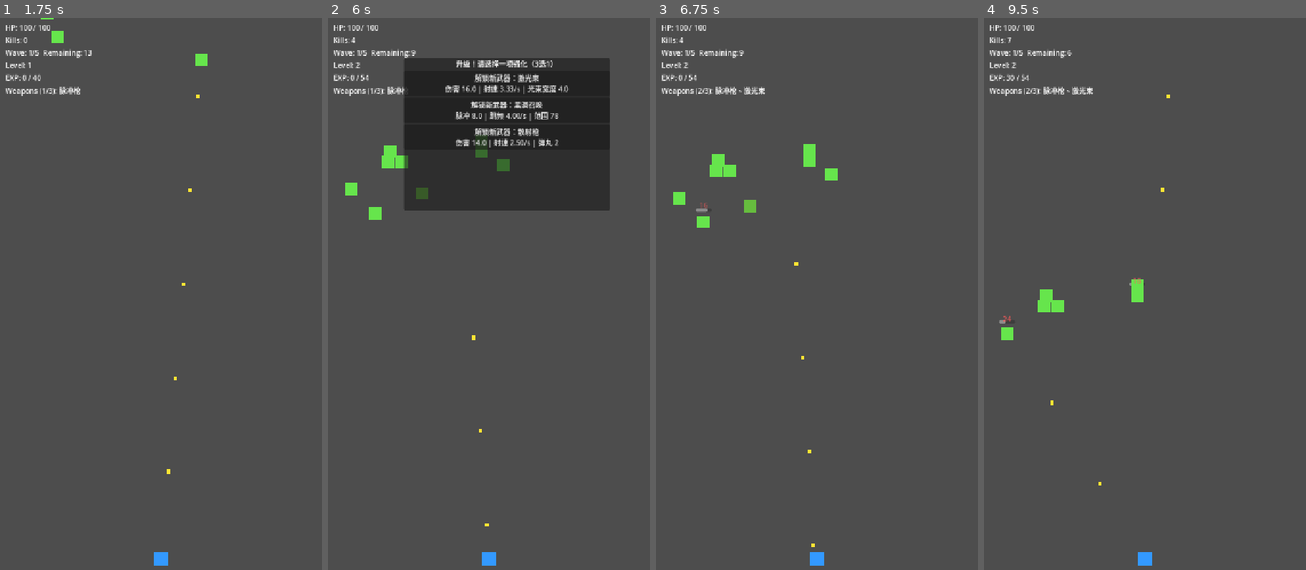
Above: before the commit, frames 1-4 (left to right).
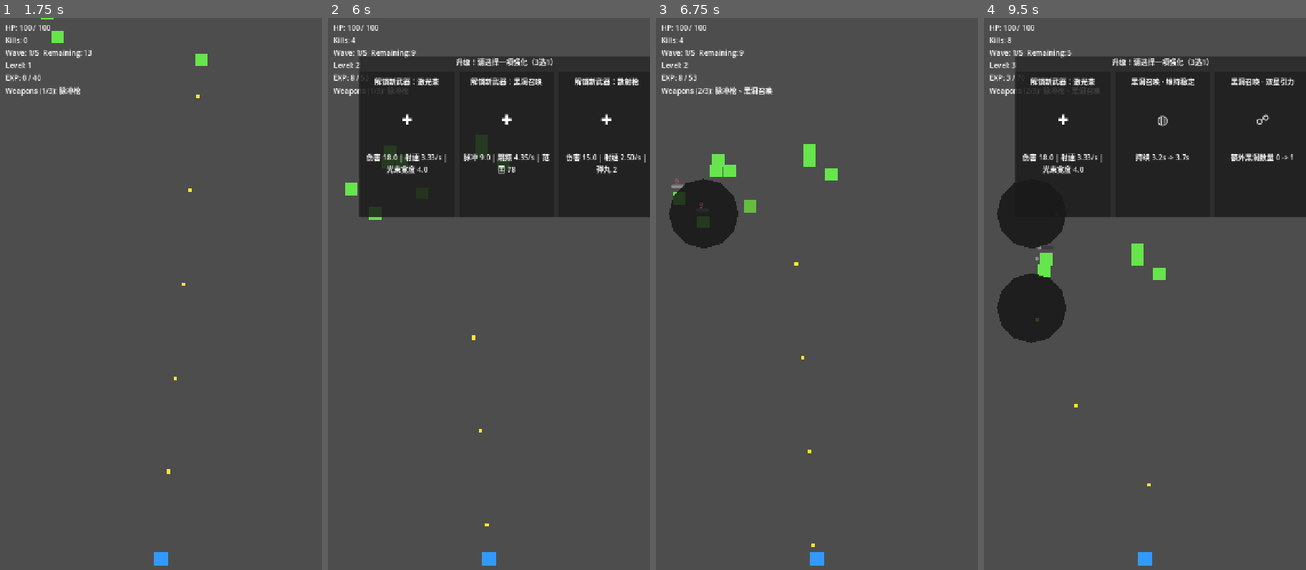
Above: after the commit, the same moments.

Repository: Jlu-waterbrother/fight_zombie
Game: Godot game, scene res://scenes/bootstrap.tscn
The game is run twice, just before and just after one commit, with the same random seed, the same clock (stepped at 60 frames per second) and the same inputs.
Inputs (mouse positions are in pixels of both pictures, inside the frame that each line leads up to):
- Up to frame 1 (1.75 s): click "开始游戏" at 0.5 s
- Up to frame 2 (6 s): no input
- Up to frame 3 (6.75 s): click (836, 84) at 6.5 s, where only the run before the commit has a clickable "解锁新武器：激光束 伤害 16.0 | 射速 3.33/s…"
- Up to frame 4 (9.5 s): no input

Frame 1 is identical in both runs. In frame 2, 11% of the frame differs, in the area x 6-100%, y 6-37%; in frame 3, 2.2%; in frame 4, 30%, in the area x 4-100%, y 3-85%.

Commit message:
fight_zombie_v0.1

Diff:
--- /dev/null
+++ b/game/enemies/scenes/zombie_berserker.tscn
@@ -0,0 +1,14 @@
+[gd_scene load_steps=3 format=3]
+
+[ext_resource type="PackedScene" path="res://game/enemies/scenes/enemy_base.tscn" id="1"]
+[ext_resource type="Script" path="res://game/enemies/scripts/enemy_berserker.gd" id="2"]
+
+[node name="ZombieBerserker" instance=ExtResource("1")]
+script = ExtResource("2")
+modulate = Color(1, 0.84, 0.7, 1)
+move_speed = 118.0
+attack_interval = 0.95
+attack_damage = 11.0
+frenzy_health_ratio = 0.45
+frenzy_speed_multiplier = 1.65
+frenzy_attack_interval_multiplier = 0.74
--- /dev/null
+++ b/game/enemies/scenes/zombie_tank.tscn
@@ -0,0 +1,10 @@
+[gd_scene load_steps=2 format=3]
+
+[ext_resource type="PackedScene" path="res://game/enemies/scenes/enemy_base.tscn" id="1"]
+
+[node name="ZombieTank" instance=ExtResource("1")]
+modulate = Color(0.72, 0.88, 1, 1)
+scale = Vector2(1.25, 1.25)
+move_speed = 72.0
+attack_interval = 1.15
+attack_damage = 14.0
--- /dev/null
+++ b/game/enemies/scenes/zombie_weaver.tscn
@@ -0,0 +1,14 @@
+[gd_scene load_steps=3 format=3]
+
+[ext_resource type="PackedScene" path="res://game/enemies/scenes/enemy_base.tscn" id="1"]
+[ext_resource type="Script" path="res://game/enemies/scripts/enemy_weaver.gd" id="2"]
+
+[node name="ZombieWeaver" instance=ExtResource("1")]
+script = ExtResource("2")
+modulate = Color(0.62, 1, 0.78, 1)
+move_speed = 105.0
+attack_interval = 0.82
+attack_damage = 10.0
+weave_amplitude = 88.0
+weave_frequency = 2.6
+horizontal_adjust_speed = 4.4
--- /dev/null
+++ b/game/enemies/scripts/enemy_berserker.gd
@@ -0,0 +1,51 @@
+extends EnemyBase
+class_name EnemyBerserker
+
+@export var frenzy_health_ratio := 0.45
+@export var frenzy_speed_multiplier := 1.7
+@export var frenzy_attack_interval_multiplier := 0.7
+
+var _base_move_speed := 0.0
+var _base_attack_interval := 0.0
+var _base_modulate := Color.WHITE
+var _is_frenzy := false
+
+func _ready() -> void:
+	_base_move_speed = move_speed
+	_base_attack_interval = attack_interval
+	_base_modulate = modulate
+	super._ready()
+
+func configure_for_run(next_attack_line_y: float, next_attack_damage: float, next_max_health: float) -> void:
+	super.configure_for_run(next_attack_line_y, next_attack_damage, next_max_health)
+	_reset_frenzy_state()
+
+func _process(_delta: float) -> void:
+	if health_component == null:
+		return
+	if _is_dead:
+		return
+
+	var health_ratio := 1.0
+	if health_component.max_health > 0.0:
+		health_ratio = health_component.current_health / health_component.max_health
+	var should_frenzy := health_ratio <= frenzy_health_ratio
+	if should_frenzy == _is_frenzy:
+		return
+
+	_is_frenzy = should_frenzy
+	if _is_frenzy:
+		move_speed = _base_move_speed * frenzy_speed_multiplier
+		attack_interval = maxf(0.12, _base_attack_interval * frenzy_attack_interval_multiplier)
+		modulate = Color(1.0, 0.55, 0.55, 1.0)
+		return
+
+	move_speed = _base_move_speed
+	attack_interval = _base_attack_interval
+	modulate = _base_modulate
+
+func _reset_frenzy_state() -> void:
+	_is_frenzy = false
+	move_speed = _base_move_speed
+	attack_interval = _base_attack_interval
+	modulate = _base_modulate
--- /dev/null
+++ b/game/enemies/scripts/enemy_weaver.gd
@@ -0,0 +1,44 @@
+extends EnemyBase
+class_name EnemyWeaver
+
+@export var weave_amplitude := 90.0
+@export var weave_frequency := 2.2
+@export var horizontal_adjust_speed := 4.0
+
+var _spawn_x := 0.0
+var _weave_elapsed := 0.0
+
+func _ready() -> void:
+	_spawn_x = global_position.x
+	super._ready()
+
+func configure_for_run(next_attack_line_y: float, next_attack_damage: float, next_max_health: float) -> void:
+	super.configure_for_run(next_attack_line_y, next_attack_damage, next_max_health)
+	_spawn_x = global_position.x
+	_weave_elapsed = 0.0
+
+func _physics_process(delta: float) -> void:
+	if _is_dead:
+		velocity = Vector2.ZERO
+		return
+
+	if GameState.is_paused:
+		velocity = Vector2.ZERO
+		return
+
+	if _is_attacking:
+		velocity = Vector2.ZERO
+		move_and_slide()
+		_tick_attack(delta)
+		return
+
+	_weave_elapsed += delta
+	var target_x := _spawn_x + sin(_weave_elapsed * weave_frequency) * weave_amplitude
+	var horizontal_velocity := (target_x - global_position.x) * horizontal_adjust_speed
+	velocity = Vector2(horizontal_velocity, move_speed)
+	move_and_slide()
+
+	if global_position.y >= attack_line_y:
+		_is_attacking = true
+		velocity = Vector2.ZERO
+		_attack_cooldown = 0.0
--- a/game/waves/data/wave_table_default.tres
+++ b/game/waves/data/wave_table_default.tres
@@ -1,10 +1,13 @@
-[gd_resource type="Resource" script_class="WaveTable" load_steps=20 format=3]
+[gd_resource type="Resource" script_class="WaveTable" load_steps=23 format=3]
 
 [ext_resource type="Script" path="res://game/waves/scripts/wave_table.gd" id="1"]
 [ext_resource type="Script" path="res://game/waves/scripts/wave_definition.gd" id="2"]
 [ext_resource type="Script" path="res://game/waves/scripts/wave_spawn_batch.gd" id="3"]
 [ext_resource type="PackedScene" path="res://game/enemies/scenes/zombie_basic.tscn" id="4"]
 [ext_resource type="PackedScene" path="res://game/enemies/scenes/zombie_runner.tscn" id="5"]
+[ext_resource type="PackedScene" path="res://game/enemies/scenes/zombie_weaver.tscn" id="6"]
+[ext_resource type="PackedScene" path="res://game/enemies/scenes/zombie_tank.tscn" id="7"]
+[ext_resource type="PackedScene" path="res://game/enemies/scenes/zombie_berserker.tscn" id="8"]
 
 [sub_resource type="Resource" id="WaveSpawnBatch_w1a"]
 script = ExtResource("3")
@@ -45,104 +48,104 @@
 enemy_scene = ExtResource("4")
 count = 6
 start_delay = 1.6
-spawn_interval = 0.18
+spawn_interval = 0.2
 burst_size = 2
-hp_multiplier = 1.2
+hp_multiplier = 1.15
 
 [sub_resource type="Resource" id="WaveSpawnBatch_w2c"]
 script = ExtResource("3")
-enemy_scene = ExtResource("5")
-count = 5
+enemy_scene = ExtResource("6")
+count = 4
 start_delay = 0.9
 spawn_interval = 0.4
 burst_size = 1
 hp_multiplier = 1.0
-attack_multiplier = 1.25
+attack_multiplier = 1.1
 
 [sub_resource type="Resource" id="WaveSpawnBatch_w3a"]
+script = ExtResource("3")
+enemy_scene = ExtResource("4")
+count = 10
+start_delay = 0.0
+spawn_interval = 0.24
+burst_size = 2
+hp_multiplier = 1.25
+
+[sub_resource type="Resource" id="WaveSpawnBatch_w3b"]
+script = ExtResource("3")
+enemy_scene = ExtResource("4")
+count = 8
+start_delay = 1.2
+spawn_interval = 0.17
+burst_size = 2
+hp_multiplier = 1.32
+
+[sub_resource type="Resource" id="WaveSpawnBatch_w3c"]
+script = ExtResource("3")
+enemy_scene = ExtResource("5")
+count = 6
+start_delay = 0.75
+spawn_interval = 0.3
+burst_size = 2
+hp_multiplier = 1.1
+attack_multiplier = 1.2
+
+[sub_resource type="Resource" id="WaveSpawnBatch_w4a"]
 script = ExtResource("3")
 enemy_scene = ExtResource("4")
 count = 12
 start_delay = 0.0
 spawn_interval = 0.22
 burst_size = 2
-hp_multiplier = 1.3
-
-[sub_resource type="Resource" id="WaveSpawnBatch_w3b"]
-script = ExtResource("3")
-enemy_scene = ExtResource("4")
-count = 10
-start_delay = 1.2
-spawn_interval = 0.14
-burst_size = 3
-hp_multiplier = 1.45
-
-[sub_resource type="Resource" id="WaveSpawnBatch_w3c"]
-script = ExtResource("3")
-enemy_scene = ExtResource("5")
-count = 8
-start_delay = 0.75
-spawn_interval = 0.26
-burst_size = 2
-hp_multiplier = 1.2
-attack_multiplier = 1.35
-
-[sub_resource type="Resource" id="WaveSpawnBatch_w4a"]
-script = ExtResource("3")
-enemy_scene = ExtResource("4")
-count = 14
-start_delay = 0.0
-spawn_interval = 0.2
-burst_size = 2
-hp_multiplier = 1.55
+hp_multiplier = 1.4
 
 [sub_resource type="Resource" id="WaveSpawnBatch_w4b"]
 script = ExtResource("3")
-enemy_scene = ExtResource("5")
-count = 10
+enemy_scene = ExtResource("7")
+count = 6
 start_delay = 0.6
-spawn_interval = 0.17
-burst_size = 3
-hp_multiplier = 1.3
-attack_multiplier = 1.45
+spawn_interval = 0.28
+burst_size = 1
+hp_multiplier = 1.55
+attack_multiplier = 1.35
 
 [sub_resource type="Resource" id="WaveSpawnBatch_w4c"]
 script = ExtResource("3")
 enemy_scene = ExtResource("4")
-count = 8
+count = 7
 start_delay = 2.0
-spawn_interval = 0.1
-burst_size = 4
-hp_multiplier = 1.7
+spawn_interval = 0.12
+burst_size = 3
+hp_multiplier = 1.5
 
 [sub_resource type="Resource" id="WaveSpawnBatch_w5a"]
 script = ExtResource("3")
 enemy_scene = ExtResource("4")
-count = 16
+count = 13
 start_delay = 0.0
-spawn_interval = 0.16
-burst_size = 3
-hp_multiplier = 1.8
+spawn_interval = 0.18
+burst_size = 2
+hp_multiplier = 1.55
 
 [sub_resource type="Resource" id="WaveSpawnBatch_w5b"]
 script = ExtResource("3")
-enemy_scene = ExtResource("5")
-count = 14
+enemy_scene = ExtResource("8")
+count = 10
 start_delay = 0.35
-spawn_interval = 0.13
-burst_size = 4
-hp_multiplier = 1.45
-attack_multiplier = 1.6
+spawn_interval = 0.17
+burst_size = 2
+hp_multiplier = 1.3
+attack_multiplier = 1.4
 
 [sub_resource type="Resource" id="WaveSpawnBatch_w5c"]
 script = ExtResource("3")
 enemy_scene = ExtResource("4")
-count = 12
+count = 9
 start_delay = 1.8
-spawn_interval = 0.08
-burst_size = 5
-hp_multiplier = 2.0
-attack_multiplier = 1.2
+spawn_interval = 0.11
+burst_size = 3
+hp_multiplier = 1.65
+attack_multiplier = 1.1
 
 [sub_resource type="Resource" id="WaveDefinition_1"]
 script = ExtResource("2")
--- a/game/weapons/data/arc_weapon.tres
+++ b/game/weapons/data/arc_weapon.tres
@@ -7,9 +7,9 @@
 weapon_id = "arc"
 weapon_name = "弧光枪"
 weapon_kind = &"projectile"
-fire_interval = 0.55
+fire_interval = 0.5
 fire_interval_min = 0.2
 projectile_count = 3
 spread_degrees = 8.0
 hit_radius = 12.0
-damage = 10.0
+damage = 11.0
--- a/game/weapons/data/laser_weapon.tres
+++ b/game/weapons/data/laser_weapon.tres
@@ -12,6 +12,6 @@
 projectile_count = 1
 spread_degrees = 0.0
 hit_radius = 18.0
-damage = 16.0
+damage = 18.0
 laser_width = 4.0
 laser_duration = 0.08
--- a/game/weapons/data/pulse_weapon.tres
+++ b/game/weapons/data/pulse_weapon.tres
@@ -12,4 +12,4 @@
 projectile_count = 1
 spread_degrees = 0.0
 hit_radius = 18.0
-damage = 24.0
+damage = 25.0
--- a/game/weapons/data/scatter_weapon.tres
+++ b/game/weapons/data/scatter_weapon.tres
@@ -12,4 +12,4 @@
 projectile_count = 2
 spread_degrees = 12.0
 hit_radius = 14.0
-damage = 14.0
+damage = 15.0
--- a/game/weapons/data/summon_blackhole_weapon.tres
+++ b/game/weapons/data/summon_blackhole_weapon.tres
@@ -12,7 +12,7 @@
 projectile_count = 1
 spread_degrees = 0.0
 hit_radius = 16.0
-damage = 8.0
+damage = 9.0
 summon_duration = 3.2
-summon_tick_interval = 0.25
+summon_tick_interval = 0.23
 summon_radius = 78.0
--- a/scenes/run_game.gd
+++ b/scenes/run_game.gd
@@ -37,13 +37,13 @@
 const UPGRADE_SUMMON_IMPLOSION: StringName = &"summon_implosion"
 
 @export var enemy_spawn_interval := 1.2
-@export var enemy_contact_damage := 25.0
+@export var enemy_contact_damage := 20.0
 @export var enemy_contact_radius := 28.0
 @export var total_waves := 3
 @export var enemies_per_wave_base := 8
 @export var enemies_per_wave_growth := 4
 @export var enemy_base_max_health := 60.0
-@export var enemy_health_growth_per_wave := 0.15
+@export var enemy_health_growth_per_wave := 0.12
 @export var inter_wave_delay := 1.8
 @export var wave_table: WaveTable = DEFAULT_WAVE_TABLE
 @export var max_equipped_weapons := 3
@@ -51,9 +51,9 @@
 @export var projectile_despawn_margin := 40.0
 @export var base_settlement_gold := 20
 @export var kill_gold_bonus := 1
-@export var exp_per_kill := 10
+@export var exp_per_kill := 12
 @export var exp_to_level_base := 40
-@export var exp_to_level_growth := 1.35
+@export var exp_to_level_growth := 1.32
 
 @onready var player: CharacterBody2D = $Player
 @onready var enemy_container: Node2D = $EnemyContainer
@@ -73,7 +73,7 @@
 @onready var victory_restart_button: Button = $UILayer/VictoryPanel/VBoxContainer/VictoryRestartButton
 @onready var victory_back_to_menu_button: Button = $UILayer/VictoryPanel/VBoxContainer/VictoryBackToMenuButton
 @onready var upgrade_panel: PanelContainer = $UILayer/UpgradePanel
-@onready var upgrade_button_container: VBoxContainer = $UILayer/UpgradePanel/VBoxContainer
+@onready var upgrade_button_container: HBoxContainer = $UILayer/UpgradePanel/VBoxContainer/OptionRow
 
 var _spawn_cooldown := 0.0
 var _inter_wave_cooldown := 0.0
@@ -87,6 +87,7 @@
 var _is_upgrade_open := false
 var _upgrade_options: Array[Dictionary] = []
 var _upgrade_buttons: Array[Button] = []
+var _upgrade_card_views: Array[Dictionary] = []
 var _weapon_pool: Dictionary = {}
 var _weapon_order: Array[String] = []
 var _equipped_weapon_ids: Array[String] = []
@@ -160,23 +161,63 @@
 
 func _setup_upgrade_buttons() -> void:
 	_upgrade_buttons.clear()
+	_upgrade_card_views.clear()
 	for child in upgrade_button_container.get_children():
-		var button := child as Button
-		if button == null:
-			continue
-		_upgrade_buttons.append(button)
-
-	while _upgrade_buttons.size() < UPGRADE_OPTION_COUNT:
-		var extra_button := Button.new()
-		extra_button.custom_minimum_size = Vector2(0.0, 42.0)
-		extra_button.size_flags_horizontal = Control.SIZE_EXPAND_FILL
-		upgrade_button_container.add_child(extra_button)
-		_upgrade_buttons.append(extra_button)
-
-	for index in _upgrade_buttons.size():
-		var option_button := _upgrade_buttons[index]
-		option_button.custom_minimum_size = Vector2(0.0, 42.0)
+		child.queue_free()
+
+	for index in UPGRADE_OPTION_COUNT:
+		var option_button := Button.new()
+		option_button.flat = false
+		option_button.text = ""
+		option_button.focus_mode = Control.FOCUS_NONE
+		option_button.custom_minimum_size = Vector2(190.0, 228.0)
+		option_button.size_flags_horizontal = Control.SIZE_EXPAND_FILL
+		option_button.size_flags_vertical = Control.SIZE_EXPAND_FILL
 		option_button.pressed.connect(_on_pick_upgrade.bind(index))
+		upgrade_button_container.add_child(option_button)
+		_upgrade_buttons.append(option_button)
+
+		var margin := MarginContainer.new()
+		margin.set_anchors_preset(Control.PRESET_FULL_RECT)
+		margin.offset_left = 10.0
+		margin.offset_top = 10.0
+		margin.offset_right = -10.0
+		margin.offset_bottom = -10.0
+		margin.mouse_filter = Control.MOUSE_FILTER_IGNORE
+		option_button.add_child(margin)
+
+		var card_vbox := VBoxContainer.new()
+		card_vbox.size_flags_horizontal = Control.SIZE_EXPAND_FILL
+		card_vbox.size_flags_vertical = Control.SIZE_EXPAND_FILL
+		card_vbox.mouse_filter = Control.MOUSE_FILTER_IGNORE
+		margin.add_child(card_vbox)
+
+		var title_label := Label.new()
+		title_label.horizontal_alignment = HORIZONTAL_ALIGNMENT_CENTER
+		title_label.autowrap_mode = TextServer.AUTOWRAP_WORD_SMART
+		title_label.mouse_filter = Control.MOUSE_FILTER_IGNORE
+		card_vbox.add_child(title_label)
+
+		var icon_label := Label.new()
+		icon_label.horizontal_alignment = HORIZONTAL_ALIGNMENT_CENTER
+		icon_label.vertical_alignment = VERTICAL_ALIGNMENT_CENTER
+		icon_label.size_flags_vertical = Control.SIZE_EXPAND_FILL
+		icon_label.add_theme_font_size_override("font_size", 30)
+		icon_label.mouse_filter = Control.MOUSE_FILTER_IGNORE
+		card_vbox.add_child(icon_label)
+
+		var effect_label := Label.new()
+		effect_label.horizontal_alignment = HORIZONTAL_ALIGNMENT_CENTER
+		effect_label.autowrap_mode = TextServer.AUTOWRAP_WORD_SMART
+		effect_label.size_flags_vertical = Control.SIZE_EXPAND_FILL
+		effect_label.mouse_filter = Control.MOUSE_FILTER_IGNORE
+		card_vbox.add_child(effect_label)
+
+		_upgrade_card_views.append({
+			"title": title_label,
+			"icon": icon_label,
+			"effect": effect_label,
+		})
 
 func _start_wave(wave_index: int) -> void:
 	_current_wave_index = wave_index
@@ -811,9 +852,20 @@
 		var option_button := _upgrade_buttons[index]
 		if index < _upgrade_options.size():
 			var option := _upgrade_options[index]
+			var display := _build_upgrade_option_display(option)
+			var card_view := _upgrade_card_views[index]
+			var title_label := card_view.get("title", null) as Label
+			var icon_label := card_view.get("icon", null) as Label
+			var effect_label := card_view.get("effect", null) as Label
+			if title_label != null:
+				title_label.text = String(display.get("title", "强化"))
+			if icon_label != null:
+				icon_label.text = String(display.get("icon", "◆"))
+			if effect_label != null:
+				effect_label.text = String(display.get("effect", ""))
 			option_button.visible = true
 			option_button.disabled = false
-			option_button.text = String(option.get("label", "强化武器"))
+			option_button.tooltip_text = String(option.get("label", "强化武器"))
 		else:
 			option_button.visible = false
 			option_button.disabled = true
@@ -873,6 +925,69 @@
 			continue
 		used_keys[option_key] = true
 		picked.append(option)
+
+func _build_upgrade_option_display(option: Dictionary) -> Dictionary:
+	var raw_label := String(option.get("label", "强化武器"))
+	var lines := raw_label.split("\n", false)
+	var title := raw_label
+	var effect := ""
+	if not lines.is_empty():
+		title = lines[0]
+		if lines.size() > 1:
+			effect = lines[1]
+	return {
+		"title": title,
+		"icon": _icon_for_upgrade_option(option),
+		"effect": effect,
+	}
+
+func _icon_for_upgrade_option(option: Dictionary) -> String:
+	var option_type := StringName(String(option.get("type", "")))
+	if option_type == OPTION_UNLOCK_WEAPON:
+		return "✚"
+	var upgrade_type := StringName(String(option.get("upgrade_type", "")))
+	match upgrade_type:
+		UPGRADE_DAMAGE:
+			return "✹"
+		UPGRADE_FIRE_RATE:
+			return "⚡"
+		UPGRADE_PROJECTILE_COUNT:
+			return "◉"
+		UPGRADE_HIT_RADIUS:
+			return "◎"
+		UPGRADE_PIERCE:
+			return "➤"
+		UPGRADE_SPLIT:
+			return "✶"
+		UPGRADE_EXPLOSION:
+			return "✸"
+		UPGRADE_PULSE_OVERLOAD:
+			return "⬡"
+		UPGRADE_SCATTER_BARRAGE:
+			return "⬢"
+		UPGRADE_ARC_FOCUS:
+			return "⬣"
+		UPGRADE_LASER_WIDTH:
+			return "║"
+		UPGRADE_LASER_DURATION:
+			return "⏳"
+		UPGRADE_LASER_CHAIN:
+			return "⌁"
+		UPGRADE_LASER_CHAIN_RANGE:
+			return "↔"
+		UPGRADE_LASER_BURN:
+			return "♨"
+		UPGRADE_SUMMON_RADIUS:
+			return "◌"
+		UPGRADE_SUMMON_DURATION:
+			return "◍"
+		UPGRADE_SUMMON_TICK_RATE:
+			return "⟲"
+		UPGRADE_SUMMON_EXTRA_FIELD:
+			return "☍"
+		UPGRADE_SUMMON_IMPLOSION:
+			return "✺"
+	return "◆"
 
 func _build_unlock_options() -> Array[Dictionary]:
 	var options: Array[Dictionary] = []
--- a/scenes/run_game.tscn
+++ b/scenes/run_game.tscn
@@ -102,22 +102,21 @@
 
 [node name="UpgradePanel" type="PanelContainer" parent="UILayer"]
 visible = false
-offset_left = 170.0
-offset_top = 90.0
-offset_right = 630.0
-offset_bottom = 430.0
+offset_left = 70.0
+offset_top = 86.0
+offset_right = 730.0
+offset_bottom = 446.0
 
 [node name="VBoxContainer" type="VBoxContainer" parent="UILayer/UpgradePanel"]
+theme_override_constants/separation = 10
 
 [node name="TitleLabel" type="Label" parent="UILayer/UpgradePanel/VBoxContainer"]
 text = "升级！请选择一项强化（3选1）"
 horizontal_alignment = 1
 
-[node name="FireRateButton" type="Button" parent="UILayer/UpgradePanel/VBoxContainer"]
-text = "升级选项 A"
-
-[node name="HitRadiusButton" type="Button" parent="UILayer/UpgradePanel/VBoxContainer"]
-text = "升级选项 B"
+[node name="OptionRow" type="HBoxContainer" parent="UILayer/UpgradePanel/VBoxContainer"]
+size_flags_vertical = 3
+theme_override_constants/separation = 10
 
 [node name="WaveDirector" type="Node" parent="."]
 script = ExtResource("2")
Not shown, added: game/enemies/scripts/enemy_berserker.gd.uid
Not shown, added: game/enemies/scripts/enemy_weaver.gd.uid
Binary file changed: localization/zh_CN.zh_CN.translation
